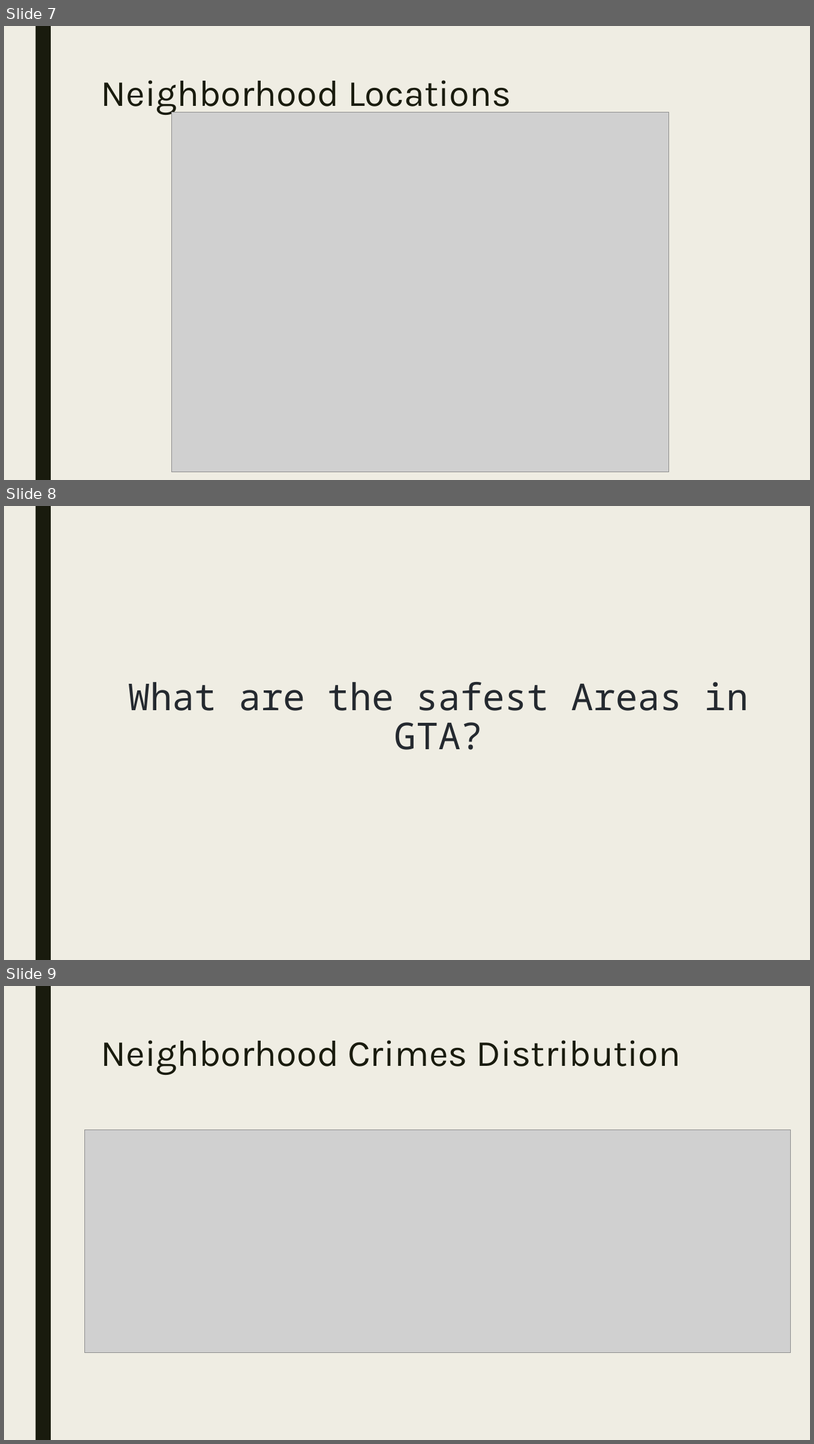
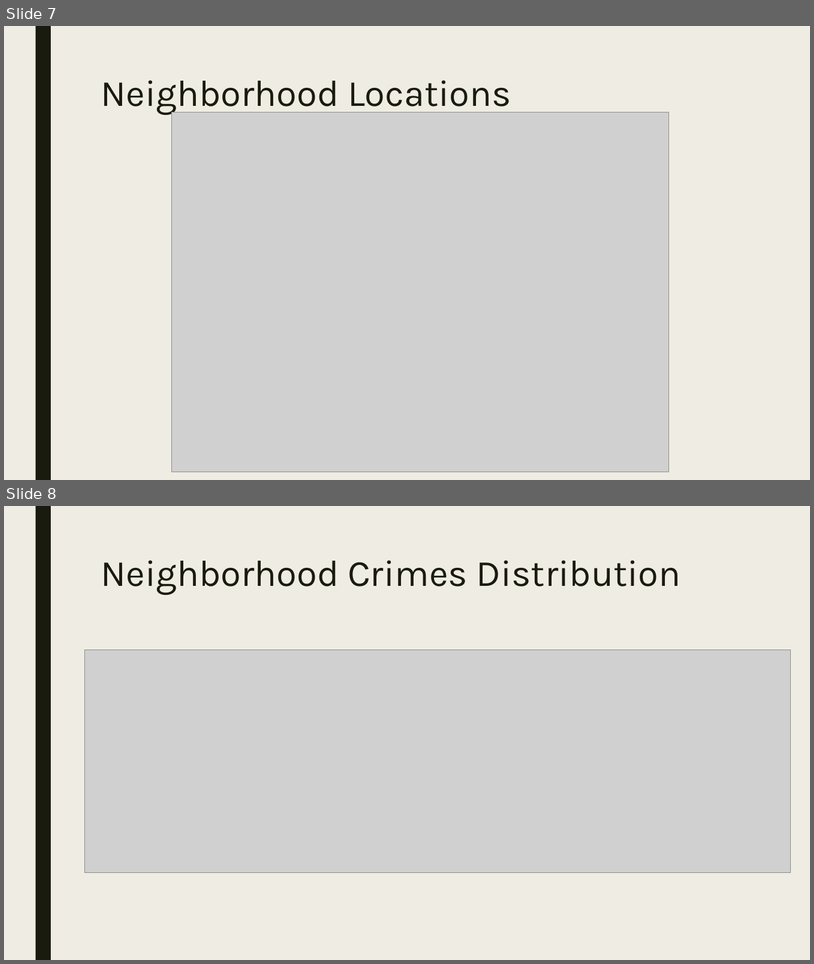
Before and after one commit to Ahmadhha/P1_T4_Test, a slide deck: Team4-version1.pptx. Shown one above the other, each under a label of ours: slides 7, 8 and 9 before the commit, slides 7 and 8 after it. The pictures are 814x1444 and 814x964 pixels, drawn with LibreOffice and Linux fonts; fonts in the diff are those of the drawing; grey boxes stand for pictures. Boxes give left, top, right and bottom in pixels: in the first picture for what was removed or moved away, otherwise in the second. Text is boxed around its words. In the diff, an @@ line names an element or a change of style, - is before the commit and + after.

Commit message:
updated slides

```diff
--- a/Team4-version1.pptx
+++ b/Team4-version1.pptx
@@ slide 8 removed at [4, 506, 810, 960], background #EFEDE3; not listed: 1 template element that a slide beside it also shows @@
@@ title removed at [128, 682, 749, 750] @@
-What are the safest Areas in GTA?
@@ what was slide 9 is now slide 8 @@
```
